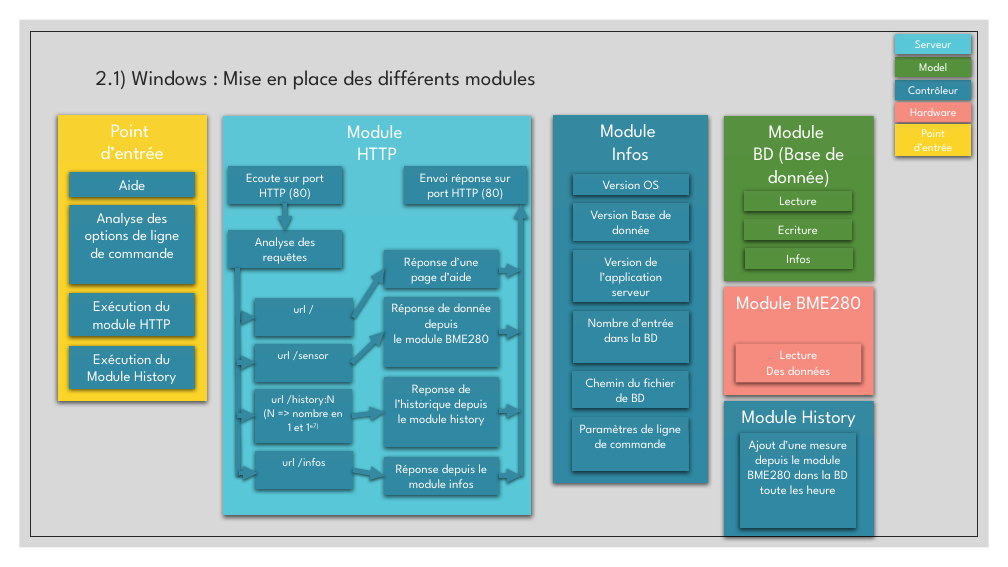
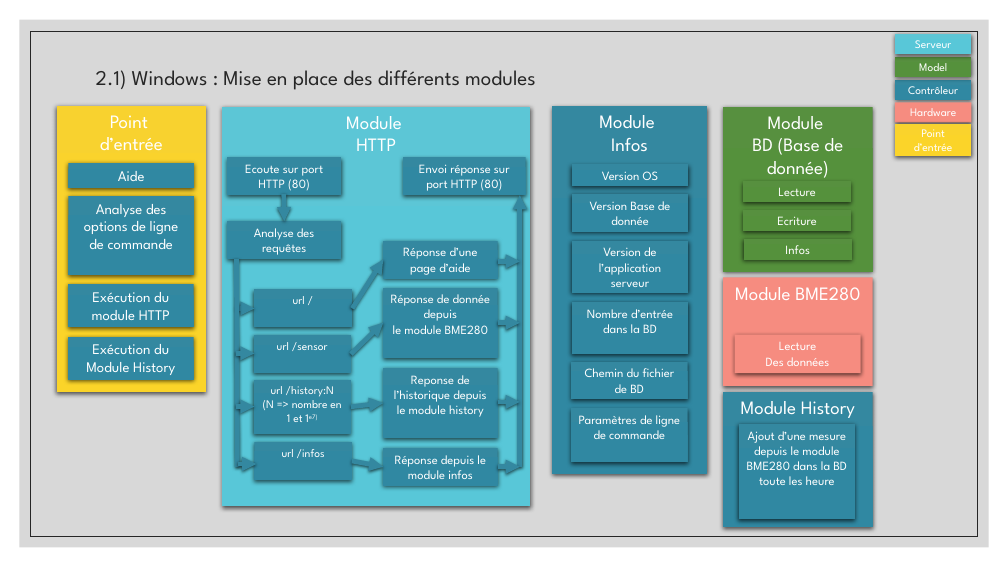
Before and after one commit to aiekick/ProjectStationMeteo, a slide deck: slide 33 of doc/StationMeteo_Soutenance_Stephane.pptx (slide 31 before the commit). Drawn at 1008x567 pixels with LibreOffice and Linux fonts; fonts in the diff are those of the drawing. Boxes give left, top, right and bottom in pixels: in the first picture for what was removed or moved away, otherwise in the second. Text is boxed around its words. In the diff, an @@ line names an element or a change of style, - is before the commit and + after.

```diff
--- a/doc/StationMeteo_Soutenance_Stephane.pptx
+++ b/doc/StationMeteo_Soutenance_Stephane.pptx
@@ 32 rectangles, 14 arrows, 1 line: place and size @@
-32 rectangles, 14 arrows, 1 line at box(57, 115, 874, 536)
+32 rectangles, 14 arrows, 1 line at box(57, 106, 873, 527)
```
Also in this commit, not shown: 4 other slides changed, 9 slides added.
